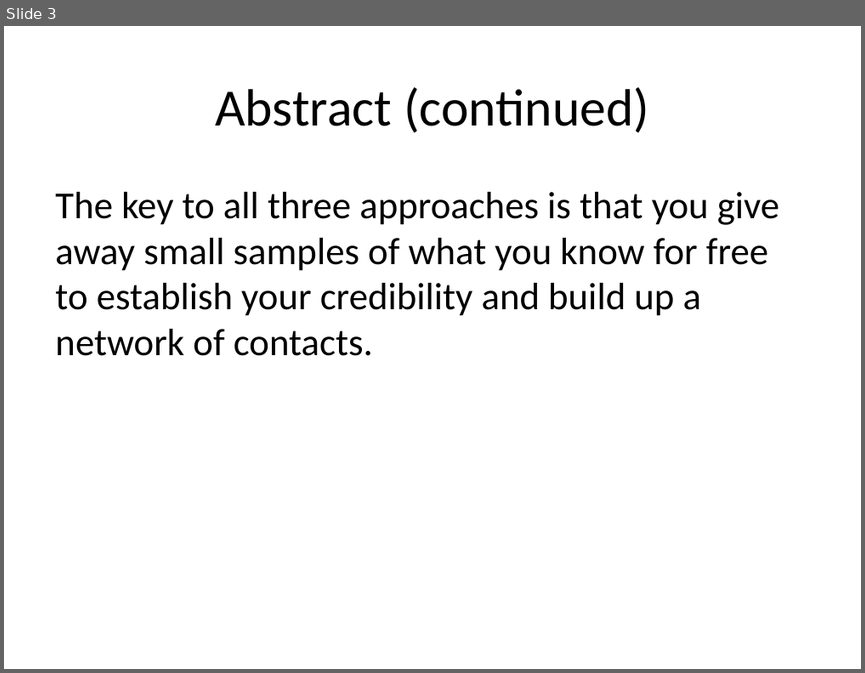
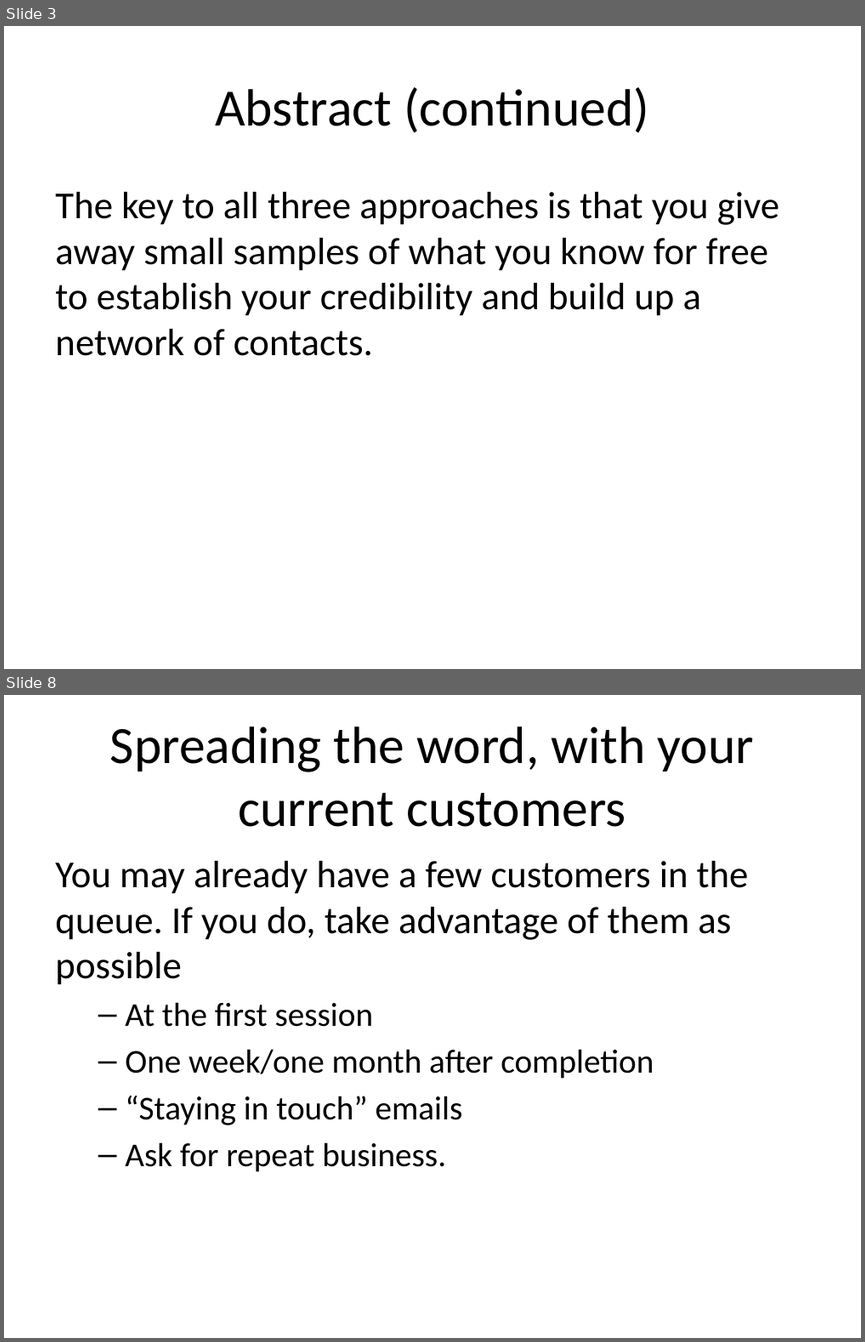
Before and after one commit to pmean/finding-customers, a slide deck: finding-customers.pptx. Shown one above the other, each under a label of ours: slide 3 before the commit, slides 3 and 8 after it; the slides between them are not shown. The pictures are 865x673 and 865x1342 pixels, drawn with LibreOffice and Linux fonts; fonts in the diff are those of the drawing. Boxes give left, top, right and bottom in pixels: in the first picture for what was removed or moved away, otherwise in the second. Text is boxed around its words. In the diff, an @@ line names an element or a change of style, - is before the commit and + after.

```diff
--- a/finding-customers.pptx
+++ b/finding-customers.pptx
@@ slide 8 added at box(4, 695, 861, 1338), background #FFFFFF @@
@@ title added at box(110, 726, 753, 827), 44 pt, text #000000 @@
+Spreading the word, with your current customers
@@ text added at box(55, 861, 749, 1172), 28 pt, text #000000 @@
+You may already have a few customers in the queue. If you do, take advantage of them as possible
+  – At the first session
+  – One week/one month after completion
+  – “Staying in touch” emails
+  – Ask for repeat business.
```
Also in this commit, not shown: 10 other slides added, 4 slides removed, 2 other files.
